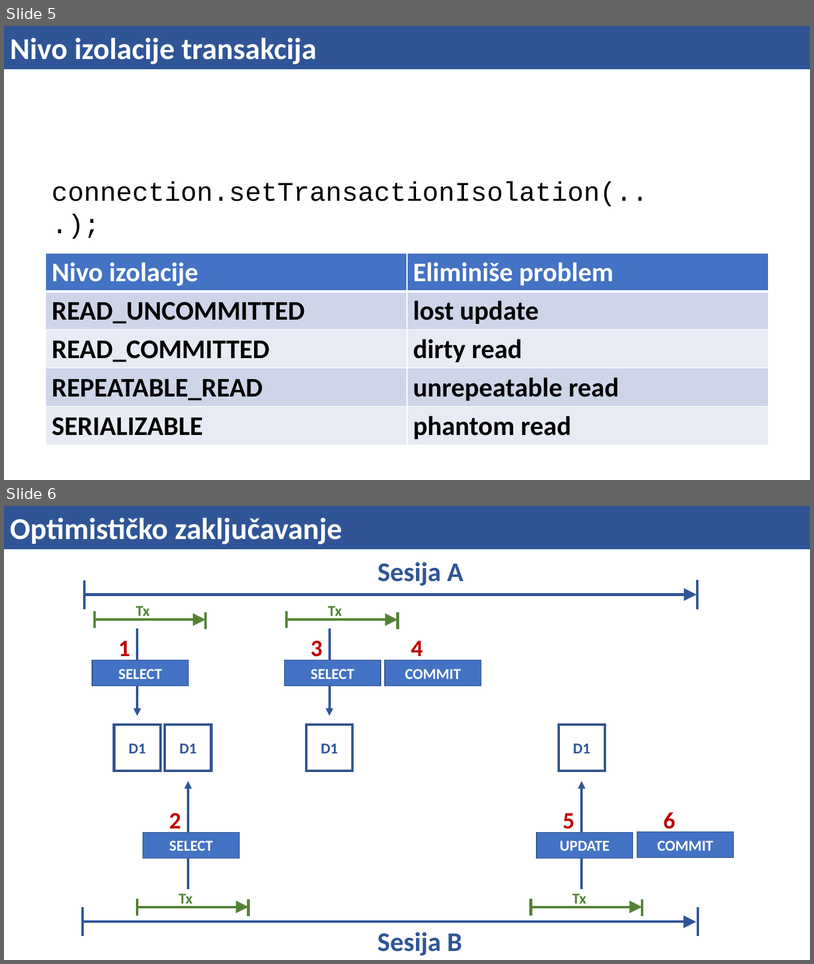
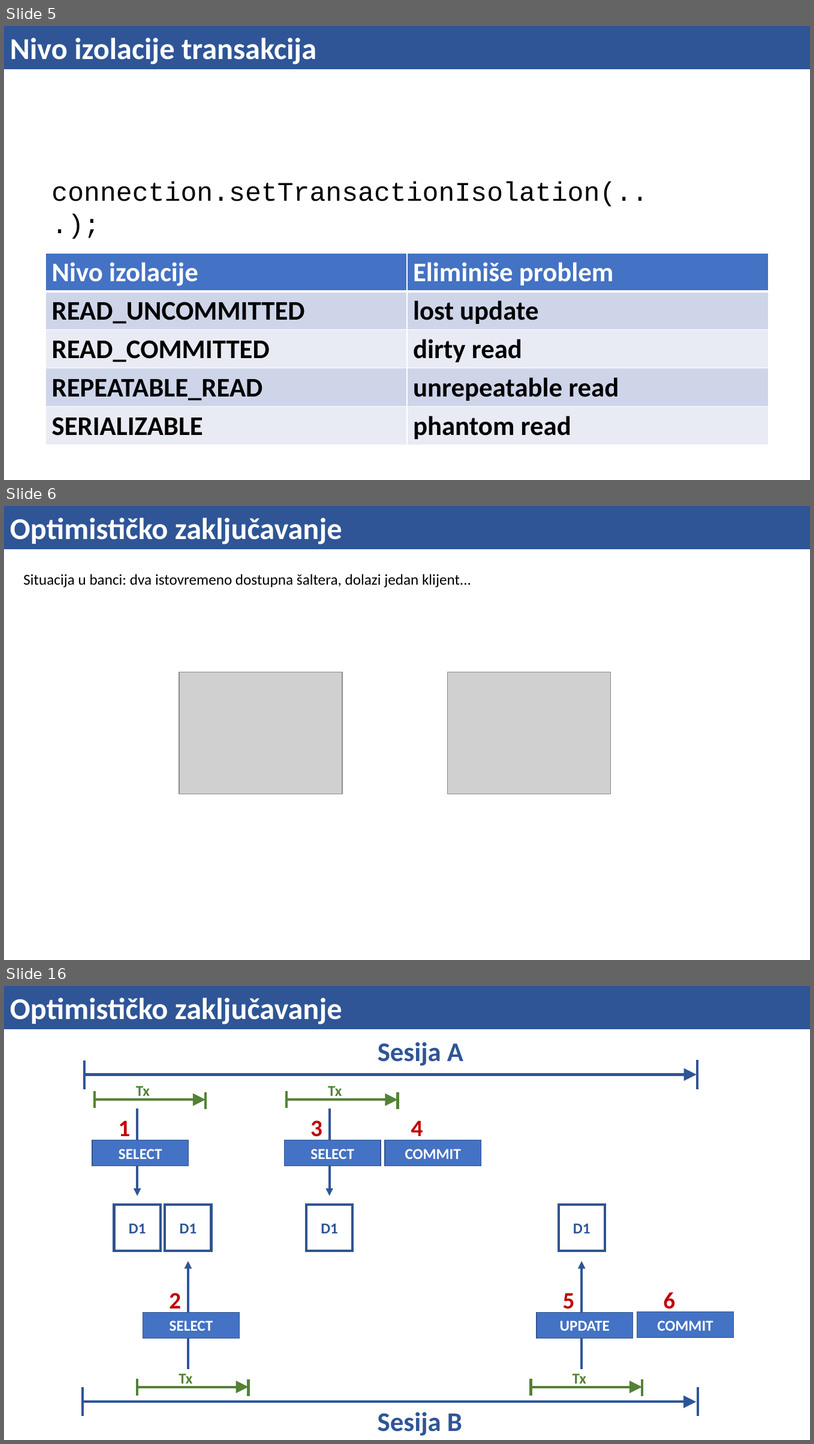
Before and after one commit to mbranko/isa19, a slide deck: 08-tx/tx.pptx. Shown one above the other, each under a label of ours: slides 5 and 6 before the commit, slides 5, 6 and 16 after it; the slides between them are not shown. The pictures are 814x964 and 814x1444 pixels, drawn with LibreOffice and Linux fonts; fonts in the diff are those of the drawing; grey boxes stand for pictures. Boxes give left, top, right and bottom in pixels: in the first picture for what was removed or moved away, otherwise in the second. Text is boxed around its words. In the diff, an @@ line names an element or a change of style, - is before the commit and + after.

```diff
--- a/08-tx/tx.pptx
+++ b/08-tx/tx.pptx
@@ slide 6 added at (x1=4, y1=506, x2=810, y2=960), background #FFFFFF @@
@@ rectangle added at (x1=4, y1=506, x2=810, y2=549), fill #2F5597, outline #2F5597 0.75 pt, 36 pt, text #FFFFFF, bold @@
+Optimističko zaključavanje
@@ text added at (x1=23, y1=574, x2=471, y2=588), 18 pt, text #000000 @@
+Situacija u banci: dva istovremeno dostupna šaltera, dolazi jedan klijent...
@@ picture added at (x1=179, y1=672, x2=343, y2=794) @@
@@ picture added at (x1=448, y1=672, x2=611, y2=794) @@
@@ what was slide 6 is now slide 16 @@
```
Also in this commit, not shown: 9 other slides added, 1 other file.
